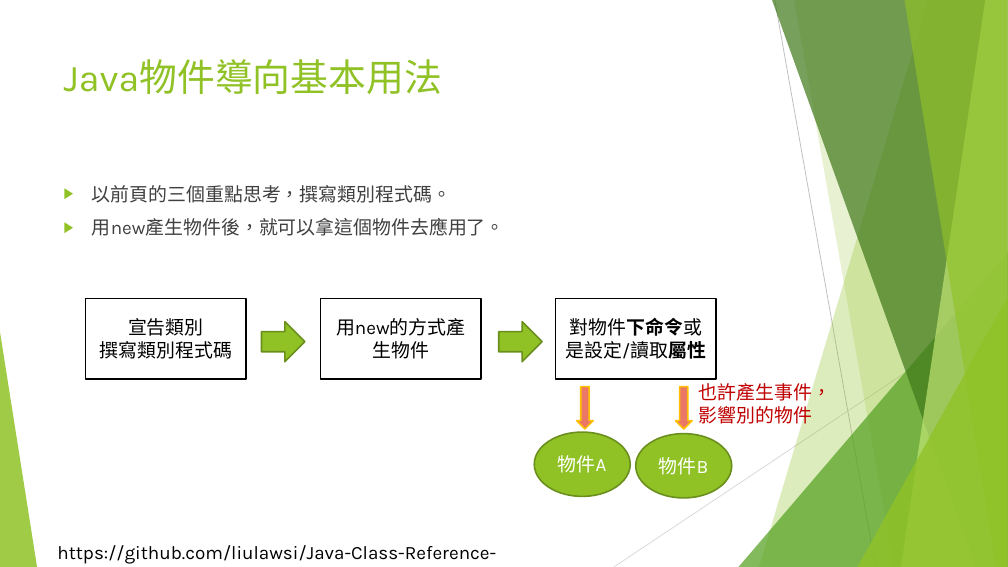
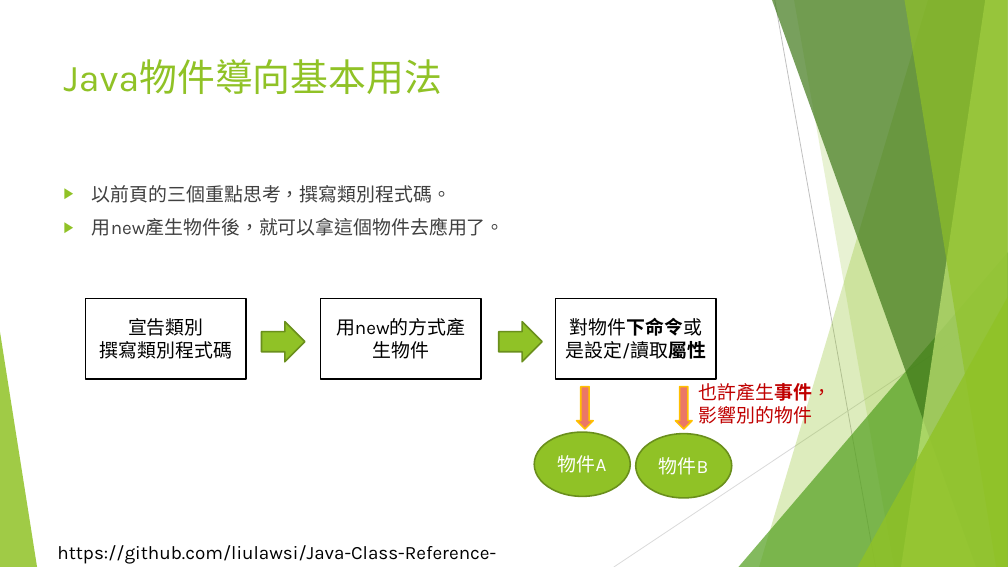
Before and after one commit to liulawsi/My_PPTs, a slide deck: slide 11 of LCC/Java/10_物件導向程式設計.pptx. Drawn at 1008x567 pixels with LibreOffice and Linux fonts; fonts in the diff are those of the drawing; background and template pictures are left out. Boxes give left, top, right and bottom in pixels: in the first picture for what was removed or moved away, otherwise in the second. Text is boxed around its words. In the diff, an @@ line names an element or a change of style, - is before the commit and + after.

```diff
--- a/LCC/Java/10_物件導向程式設計.pptx
+++ b/LCC/Java/10_物件導向程式設計.pptx
@@ text at bbox=[699, 380, 831, 405]: bold on in "也許產生事件，" @@
```
Also in this commit, not shown: 3 other slides changed, 9 slides added.
